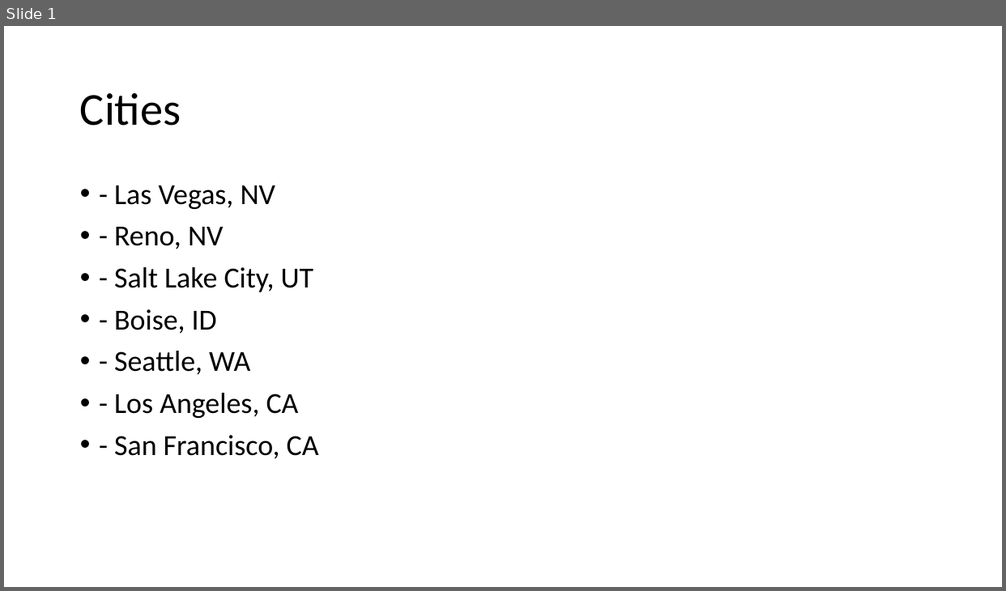
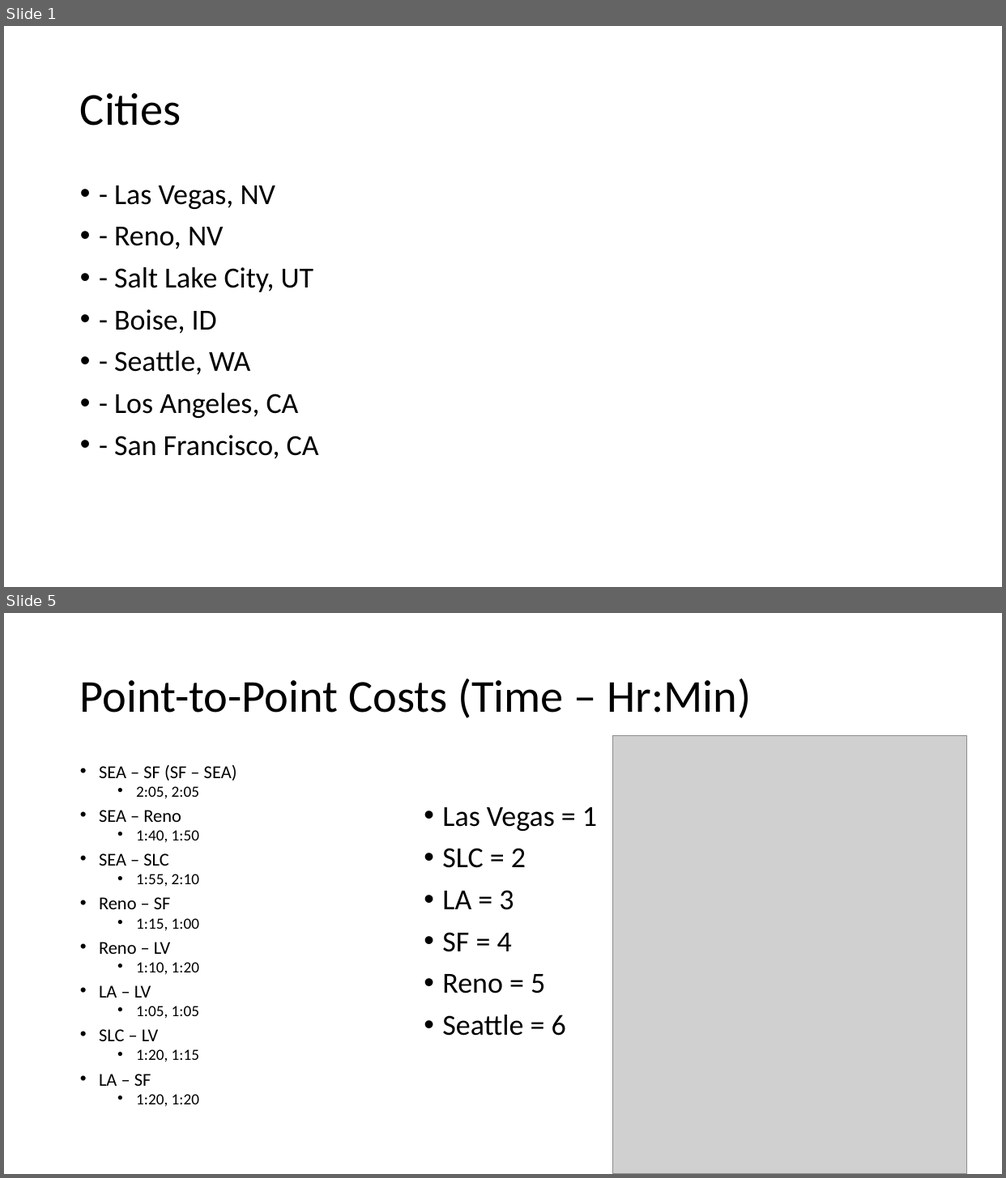
Before and after one commit to keloric/EE-P-578-B, a slide deck: Project/Graphics.pptx. Shown one above the other, each under a label of ours: slide 1 before the commit, slides 1 and 5 after it; the slides between them are not shown. The pictures are 1006x591 and 1006x1178 pixels, drawn with LibreOffice and Linux fonts; fonts in the diff are those of the drawing; grey boxes stand for pictures. Boxes give left, top, right and bottom in pixels: in the first picture for what was removed or moved away, otherwise in the second. Text is boxed around its words. In the diff, an @@ line names an element or a change of style, - is before the commit and + after.

```diff
--- a/Project/Graphics.pptx
+++ b/Project/Graphics.pptx
@@ slide 5 added at <box>4,613,1002,1174</box>, background #FFFFFF @@
@@ title added at <box>80,679,752,718</box>, 44 pt, text #000000 @@
+Point-to-Point Costs (Time – Hr:Min)
@@ picture added at <box>613,736,967,1174</box> @@
@@ text added at <box>99,764,237,1107</box>, 15 pt, text #000000 @@
+• SEA – SF (SF – SEA)
+  • 2:05, 2:05
+• SEA – Reno
+  • 1:40, 1:50
+• SEA – SLC
+  • 1:55, 2:10
+• Reno – SF
+  • 1:15, 1:00
+• Reno – LV
+  • 1:10, 1:20
+• LA – LV
+  • 1:05, 1:05
+• SLC – LV
+  • 1:20, 1:15
+• LA – SF
+  • 1:20, 1:20
@@ text added at <box>442,807,597,1036</box>, 28 pt, text #000000 @@
+• Las Vegas = 1
+• SLC = 2
+• LA = 3
+• SF = 4
+• Reno = 5
+• Seattle = 6
```
Also in this commit, not shown: 4 slides changed, 1 other slide added, 7 other files.
